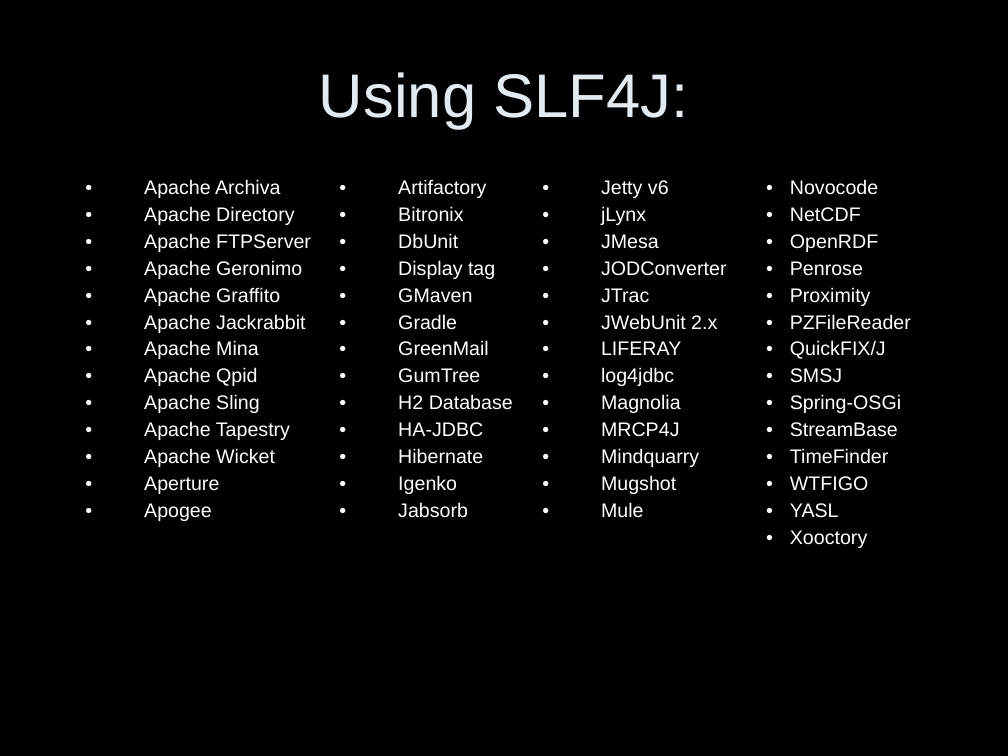
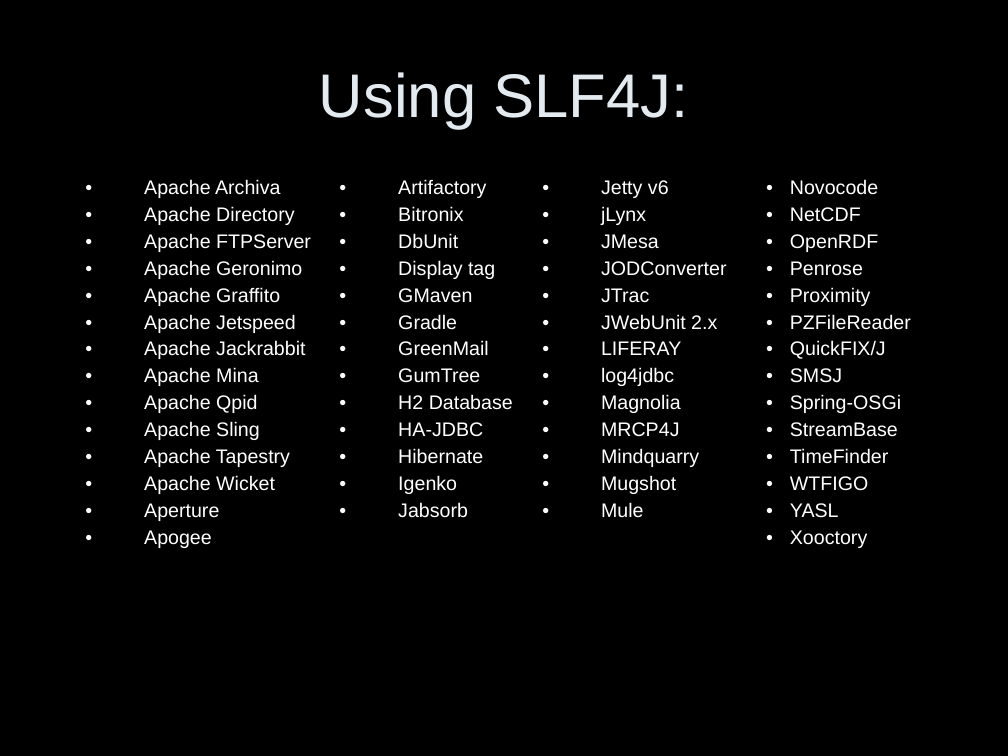
Before and after one commit to qos-ch/slf4j, a slide deck: slide 9 of slf4j-site/src/site/resources/slf4j-in-10-slides.ppt. Drawn at 1008x756 pixels with LibreOffice and Linux fonts; fonts in the diff are those of the drawing. Boxes give left, top, right and bottom in pixels: in the first picture for what was removed or moved away, otherwise in the second. Text is boxed around its words. In the diff, an @@ line names an element or a change of style, - is before the commit and + after.

```diff
--- a/slf4j-site/src/site/resources/slf4j-in-10-slides.ppt
+++ b/slf4j-site/src/site/resources/slf4j-in-10-slides.ppt
@@ table at box(76, 171, 949, 675) @@
-row 1, column 1: Apache Archiva / Apache Directory / Apache FTPServer / Apache Geronimo / Apache Graffito / Apache Jackrabbit / Apache Mina / Apache Qpid / Apache Sling / Apache Tapestry / Apache Wicket / Aperture / Apogee
+row 1, column 1: Apache Archiva / Apache Directory / Apache FTPServer / Apache Geronimo / Apache Graffito / Apache Jetspeed / Apache Jackrabbit / Apache Mina / Apache Qpid / Apache Sling / Apache Tapestry / Apache Wicket / Aperture / Apogee
```
Also in this commit, not shown: 3 other slides changed.
